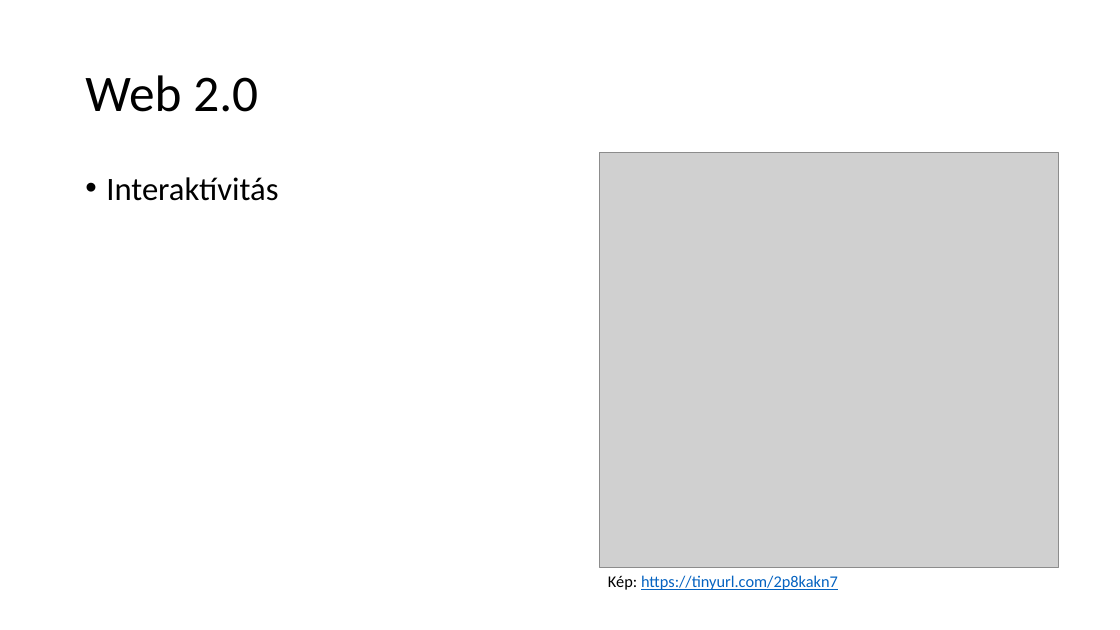
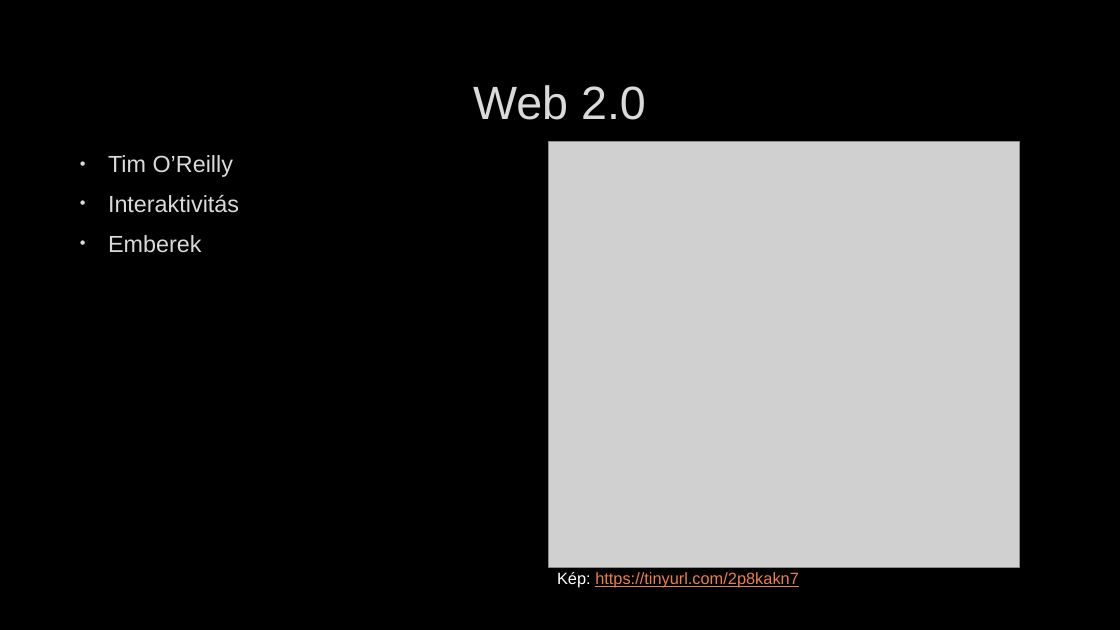
Before and after one commit to UtasiB/IKTesWEB, a slide deck: slide 4 of Web 2.0.pptx. Drawn at 1120x630 pixels with LibreOffice and Linux fonts; fonts in the diff are those of the drawing; grey boxes stand for pictures; background and template pictures are left out. Boxes give left, top, right and bottom in pixels: in the first picture for what was removed or moved away, otherwise in the second. Text is boxed around its words. In the diff, an @@ line names an element or a change of style, - is before the commit and + after.

```diff
--- a/Web 2.0.pptx
+++ b/Web 2.0.pptx
@@ background #FFFFFF to picture (left out) @@
@@ title "Web 2.0": place and size @@
-title "Web 2.0" at (85, 75, 258, 112)
+title "Web 2.0" at (473, 85, 646, 120)
@@ title "Web 2.0" at (473, 85, 646, 120): size 44 to 40 pt, font Calibri to Arial, text colour #000000 to #DADADA, letter outline none to #404040 0.75 pt; alignment left to centre; line spacing 0.9 to 1 @@
@@ picture: place and size @@
-picture at (600, 152, 1059, 567)
+picture at (549, 142, 1019, 568)
@@ text at (108, 155, 239, 253): text changed; size 28 to 20 pt; font Calibri to Arial; text colour #000000 to #DADADA @@
-• Interaktívitás
+• Tim O’Reilly
+• Interaktivitás
+• Emberek
@@ text "Kép: https://tinyurl.com/2p8kakn7": place and size @@
-text "Kép: https://tinyurl.com/2p8kakn7" at (608, 575, 838, 590)
+text "Kép: https://tinyurl.com/2p8kakn7" at (557, 572, 799, 588)
@@ text "Kép: https://tinyurl.com/2p8kakn7" at (557, 572, 799, 588): font Calibri to Arial; text colour #000000 to #FFFFFF in "Kép:"; text colour #0563C1 to #E98052 in "https://tinyurl.com/2p8kakn7" @@
```
Also in this commit, not shown: 6 other slides changed, 3 slides added, 2 slides removed, 1 other file.
